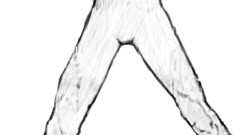
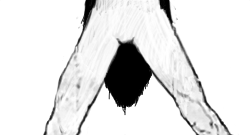
Layers edited between the first and the second 250×135 image:
renamed "Calque 3" to "Calque 5", painted on it over left=76, top=0, right=178, bottom=116
